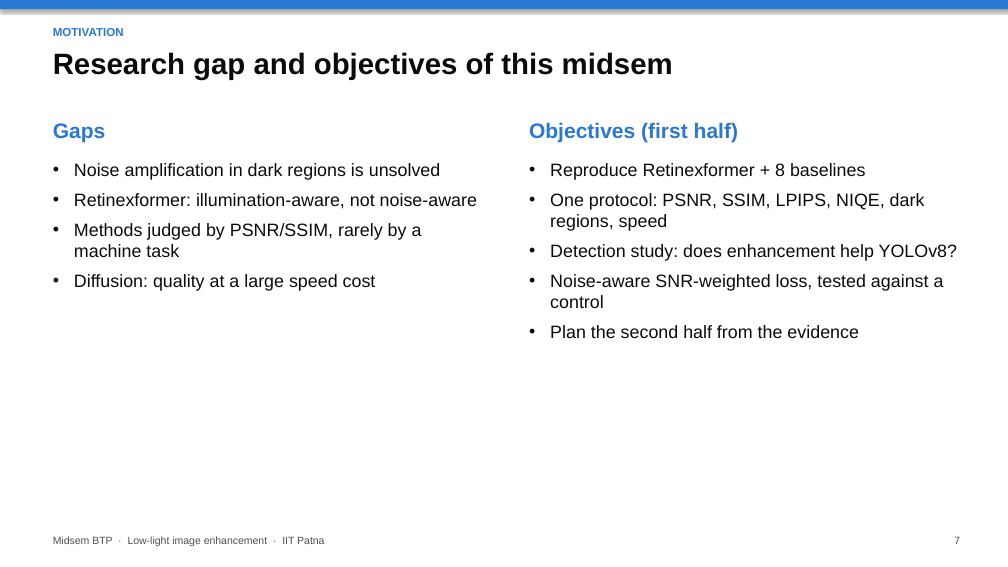
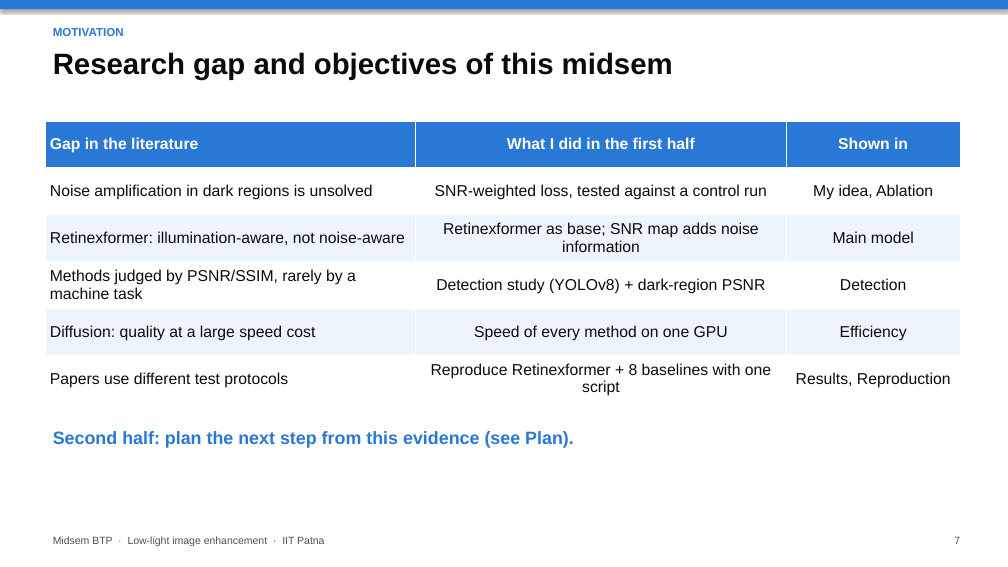
Before and after one commit to Crazycraftie/low-light-enhancement-btp, a slide deck: slide 7 of presentation/midsem.pptx. Drawn at 1008x567 pixels with LibreOffice and Linux fonts; fonts in the diff are those of the drawing. Boxes give left, top, right and bottom in pixels: in the first picture for what was removed or moved away, otherwise in the second. Text is boxed around its words. In the diff, an @@ line names an element or a change of style, - is before the commit and + after.

```diff
--- a/presentation/midsem.pptx
+++ b/presentation/midsem.pptx
@@ table added at box(45, 121, 960, 402), 6 rows, 3 columns @@
+Gap in the literature | What I did in the first half | Shown in
+Noise amplification in dark regions is unsolved | SNR-weighted loss, tested against a control run | My idea, Ablation
+Retinexformer: illumination-aware, not noise-aware | Retinexformer as base; SNR map adds noise information | Main model
+Methods judged by PSNR/SSIM, rarely by a machine task | Detection study (YOLOv8) + dark-region PSNR | Detection
+Diffusion: quality at a large speed cost | Speed of every method on one GPU | Efficiency
+Papers use different test protocols | Reproduce Retinexformer + 8 baselines with one script | Results, Reproduction
@@ text removed at box(53, 123, 106, 142) @@
-Gaps
@@ text removed at box(529, 122, 738, 142) @@
-Objectives (first half)
@@ text removed at box(74, 163, 477, 291) @@
-• Noise amplification in dark regions is unsolved
-• Retinexformer: illumination-aware, not noise-aware
-• Methods judged by PSNR/SSIM, rarely by a machine task
-• Diffusion: quality at a large speed cost
@@ text removed at box(550, 163, 957, 338) @@
-• Reproduce Retinexformer + 8 baselines
-• One protocol: PSNR, SSIM, LPIPS, NIQE, dark regions, speed
-• Detection study: does enhancement help YOLOv8?
-• Noise-aware SNR-weighted loss, tested against a control
-• Plan the second half from the evidence
@@ text added at box(53, 431, 574, 448), 17 pt, text #2A78D6, bold @@
+Second half: plan the next step from this evidence (see Plan).
```
Also in this commit, not shown: 9 other slides changed, 4 other files.
